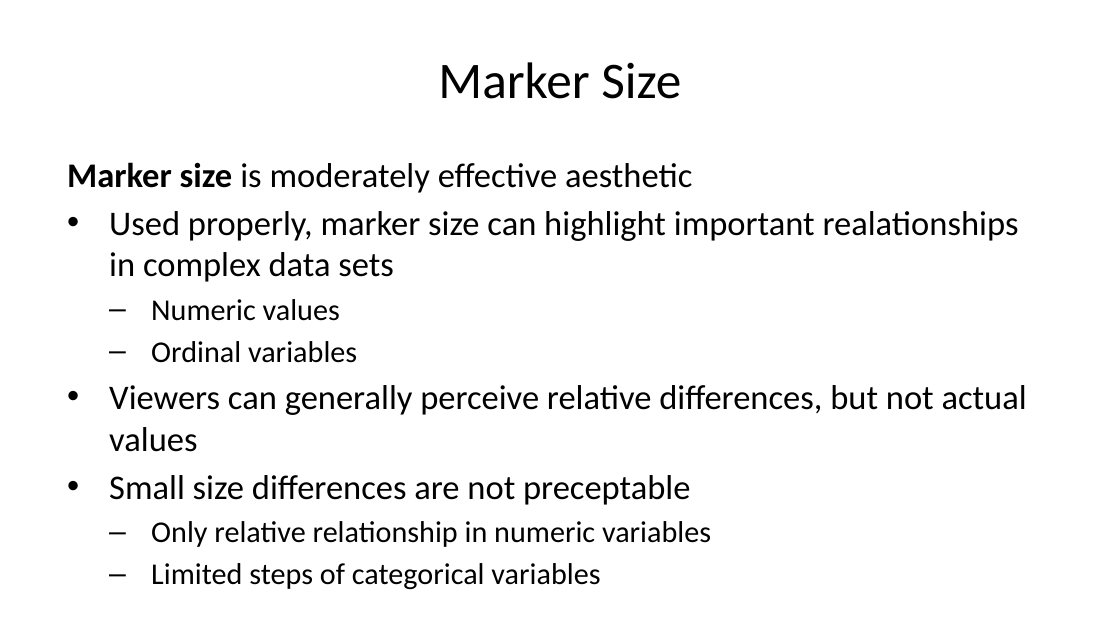
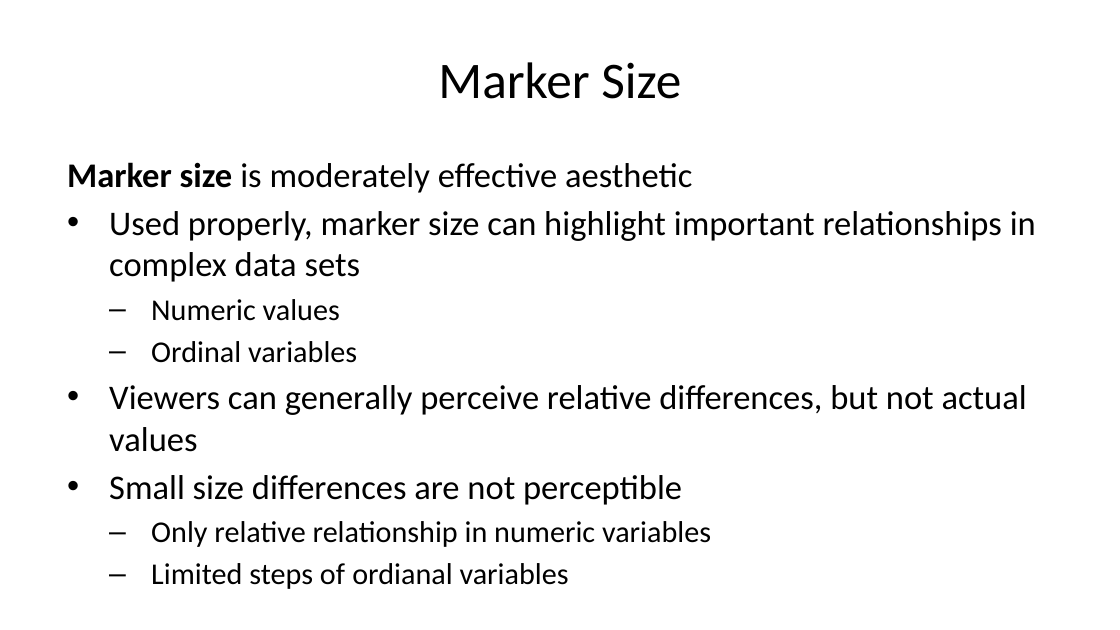
Before and after one commit to StephenElston/CSCI-E-83, a slide deck: slide 34 of LectureSlides/01_PreceptionForScientificVisualization.pptx (slide 31 before the commit). Drawn at 1120x630 pixels with LibreOffice and Linux fonts; fonts in the diff are those of the drawing. Boxes give left, top, right and bottom in pixels: in the first picture for what was removed or moved away, otherwise in the second. Text is boxed around its words. In the diff, an @@ line names an element or a change of style, - is before the commit and + after.

```diff
--- a/LectureSlides/01_PreceptionForScientificVisualization.pptx
+++ b/LectureSlides/01_PreceptionForScientificVisualization.pptx
@@ text at <box>109,211,1036,282</box>: text changed @@
-• Used properly, marker size can highlight important realationships in complex data sets
+• Used properly, marker size can highlight important relationships in complex data sets
@@ text at <box>109,475,682,505</box>: text changed @@
-• Small size differences are not preceptable
+• Small size differences are not perceptible
@@ text at <box>151,563,569,589</box>: text changed @@
-  – Limited steps of categorical variables
+  – Limited steps of ordianal variables
```
Also in this commit, not shown: 29 other slides changed, 4 slides added, 2 slides removed.
